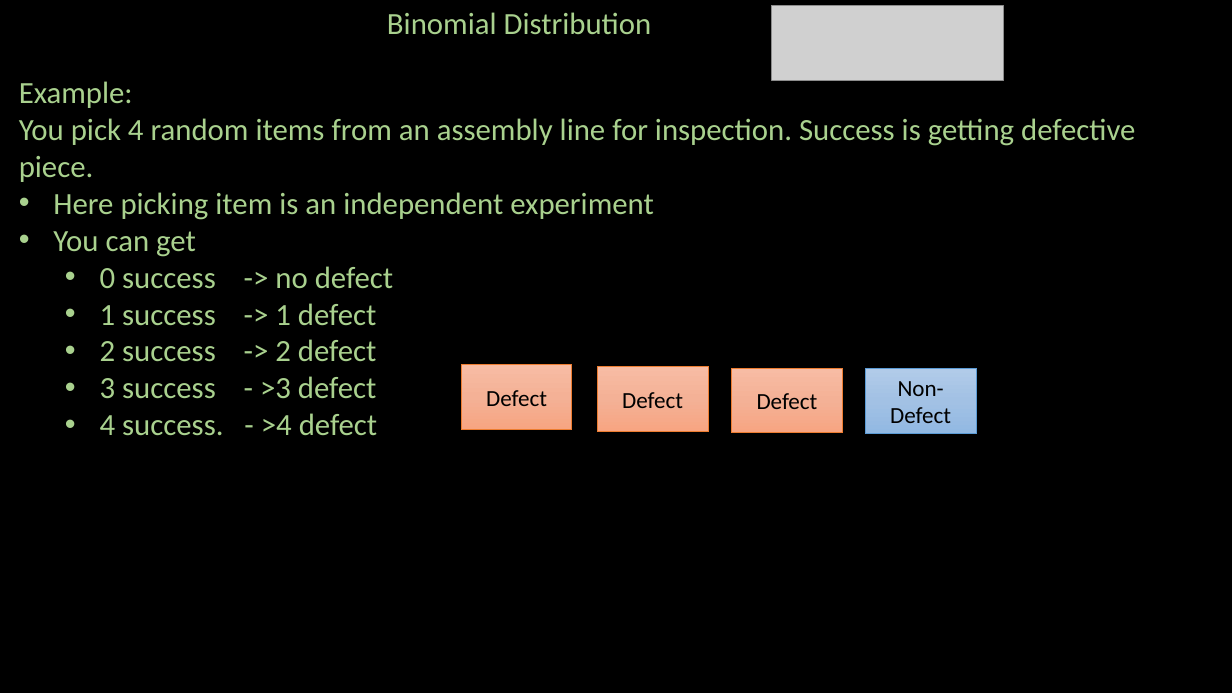
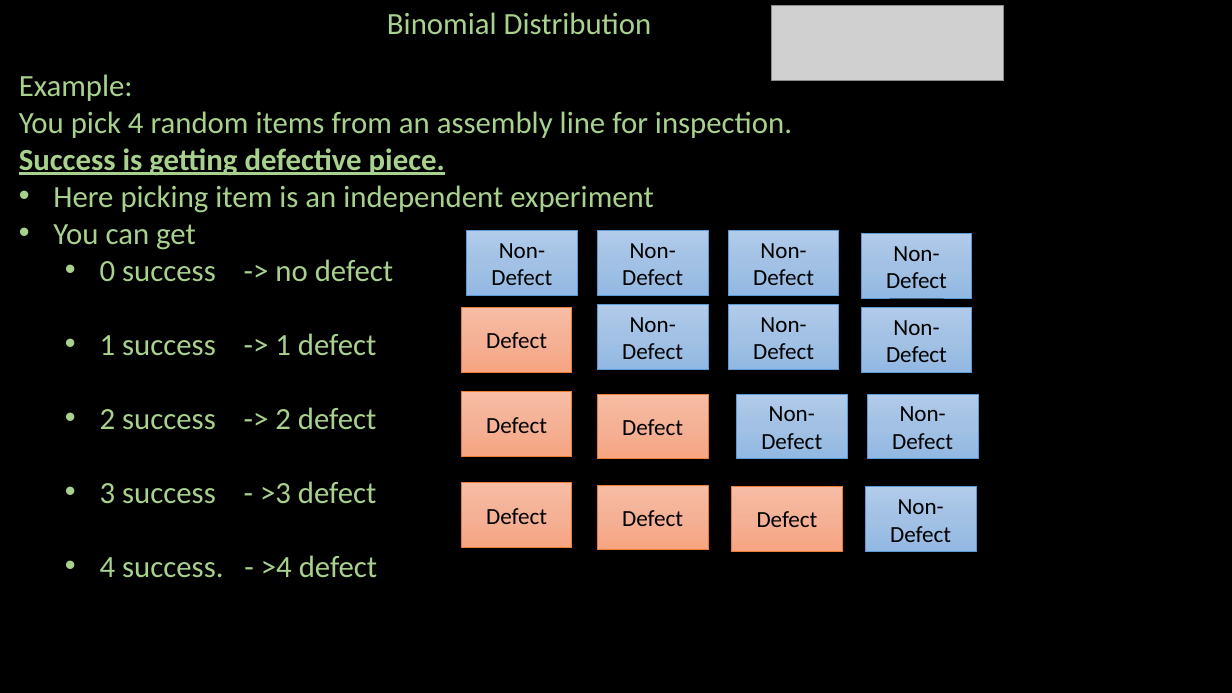
Before and after one commit to ash322ash422/youtube, a slide deck: slide 3 of probability_and_statistics/4_probability_distribution/Stats-PDF-3-Discrete-Binomial.pptx. Drawn at 1232x693 pixels with LibreOffice and Linux fonts; fonts in the diff are those of the drawing; grey boxes stand for pictures; background and template pictures are left out. Boxes give left, top, right and bottom in pixels: in the first picture for what was removed or moved away, otherwise in the second. Text is boxed around its words. In the diff, an @@ line names an element or a change of style, - is before the commit and + after.

```diff
--- a/probability_and_statistics/4_probability_distribution/Stats-PDF-3-Discrete-Binomial.pptx
+++ b/probability_and_statistics/4_probability_distribution/Stats-PDF-3-Discrete-Binomial.pptx
@@ text at (19,111,792,176): text changed @@
-You pick 4 random items from an assembly line for inspection. Success is getting defective piece.
+You pick 4 random items from an assembly line for inspection.
+Success is getting defective piece.
@@ rectangle added at (467,231,578,296), fill gradient #B1CBE9 to #A3C1E5 to #93B9E4, outline #5B9BD5 0.5 pt, 18 pt, text #000000 @@
+Non-Defect
@@ rectangle added at (598,231,709,296), fill gradient #B1CBE9 to #A3C1E5 to #93B9E4, outline #5B9BD5 0.5 pt, 18 pt, text #000000 @@
+Non-Defect
@@ rectangle added at (728,231,839,296), fill gradient #B1CBE9 to #A3C1E5 to #93B9E4, outline #5B9BD5 0.5 pt, 18 pt, text #000000 @@
+Non-Defect
@@ rectangle added at (861,234,972,299), fill gradient #B1CBE9 to #A3C1E5 to #93B9E4, outline #5B9BD5 0.5 pt, 18 pt, text #000000 @@
+Non-Defect
@@ rectangle added at (461,308,572,372), fill gradient #F7BDA5 to #F5B196 to #F8A582, outline #ED7D31 0.5 pt, 18 pt, text #000000 @@
+Defect
@@ rectangle added at (598,305,709,370), fill gradient #B1CBE9 to #A3C1E5 to #93B9E4, outline #5B9BD5 0.5 pt, 18 pt, text #000000 @@
+Non-Defect
@@ rectangle added at (728,305,839,370), fill gradient #B1CBE9 to #A3C1E5 to #93B9E4, outline #5B9BD5 0.5 pt, 18 pt, text #000000 @@
+Non-Defect
@@ rectangle added at (861,308,972,372), fill gradient #B1CBE9 to #A3C1E5 to #93B9E4, outline #5B9BD5 0.5 pt, 18 pt, text #000000 @@
+Non-Defect
@@ rectangle added at (461,392,572,457), fill gradient #F7BDA5 to #F5B196 to #F8A582, outline #ED7D31 0.5 pt, 18 pt, text #000000 @@
+Defect
@@ rectangle added at (598,394,709,458), fill gradient #F7BDA5 to #F5B196 to #F8A582, outline #ED7D31 0.5 pt, 18 pt, text #000000 @@
+Defect
@@ rectangle added at (737,394,848,458), fill gradient #B1CBE9 to #A3C1E5 to #93B9E4, outline #5B9BD5 0.5 pt, 18 pt, text #000000 @@
+Non-Defect
@@ rectangle added at (868,394,979,458), fill gradient #B1CBE9 to #A3C1E5 to #93B9E4, outline #5B9BD5 0.5 pt, 18 pt, text #000000 @@
+Non-Defect
@@ 4 rectangles: place and size @@
-4 rectangles at (461,365,977,433)
+4 rectangles at (461,483,977,552)
```
Also in this commit, not shown: 6 other slides changed, 51 other files.
